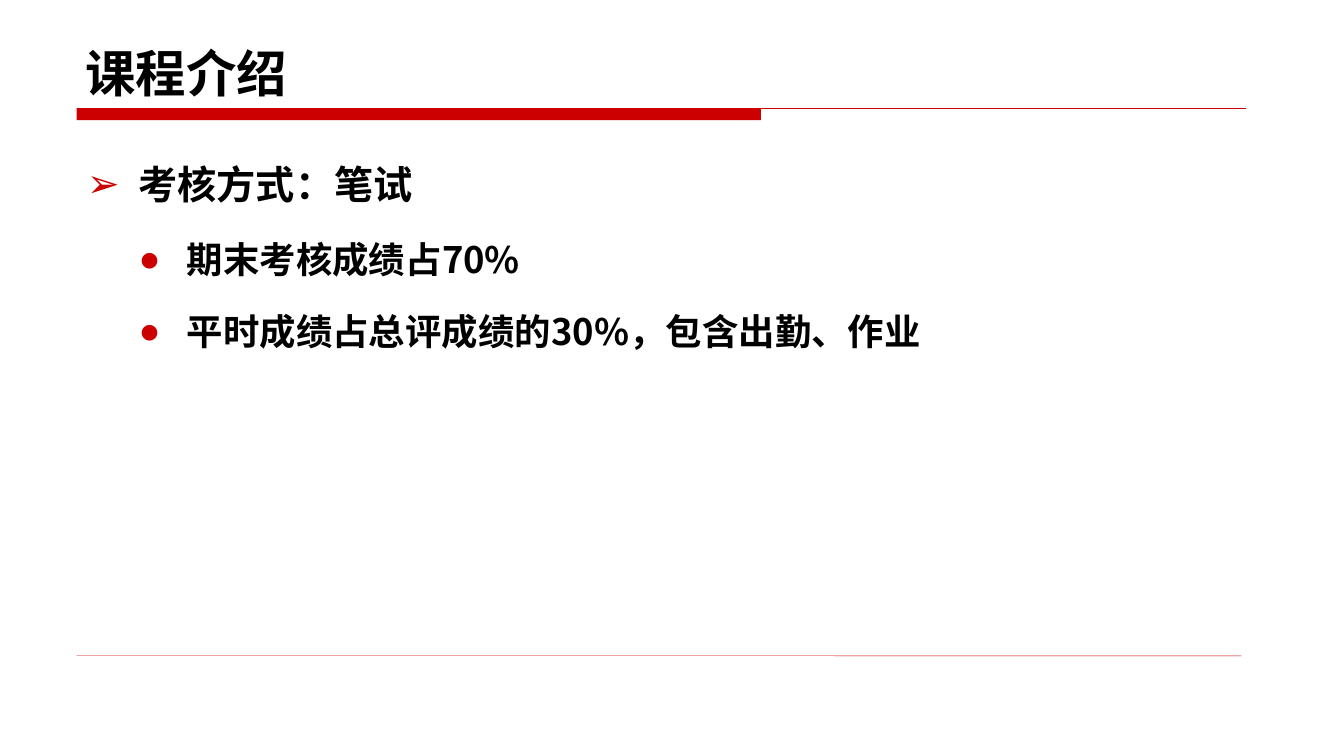
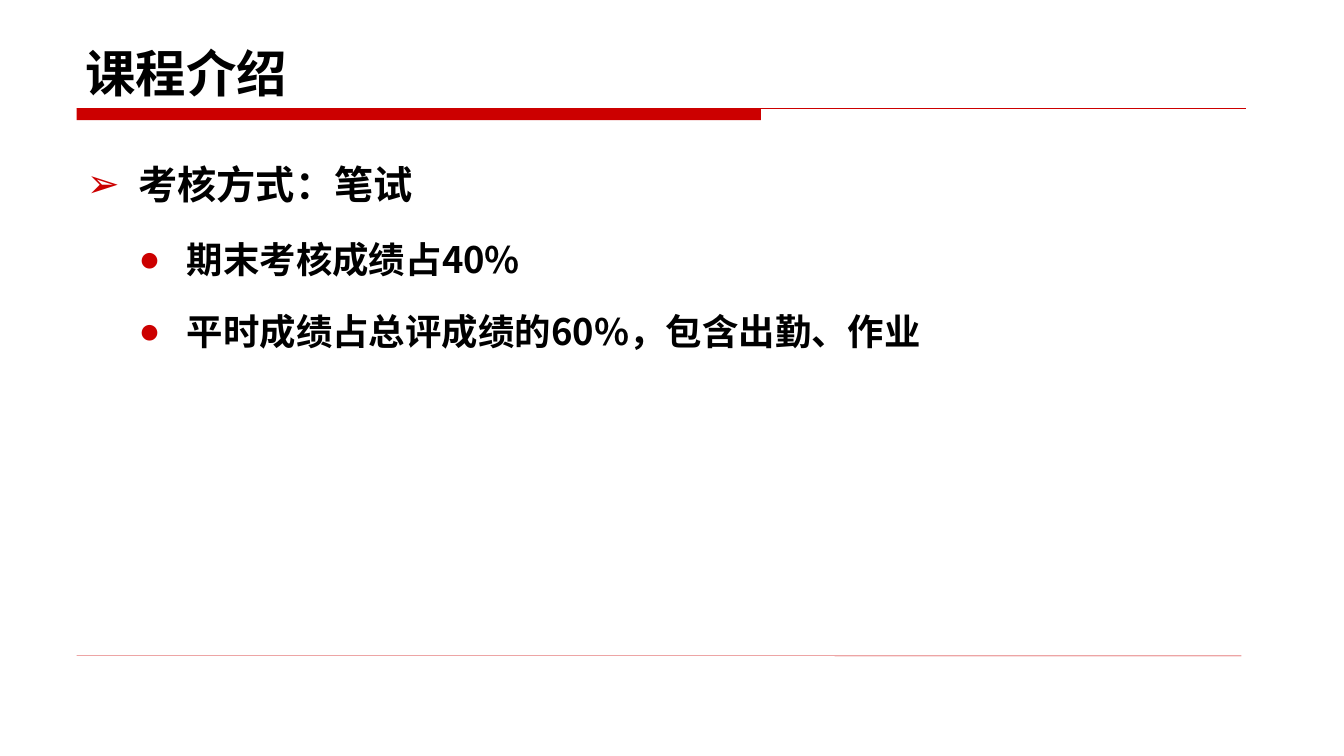
Before and after one commit to edu2act/course-foundation-software-tesing, a slide deck: slide 4 of materials/slides/1.pptx. Drawn at 1344x756 pixels with LibreOffice and Linux fonts; fonts in the diff are those of the drawing. Boxes give left, top, right and bottom in pixels: in the first picture for what was removed or moved away, otherwise in the second. Text is boxed around its words. In the diff, an @@ line names an element or a change of style, - is before the commit and + after.

```diff
--- a/materials/slides/1.pptx
+++ b/materials/slides/1.pptx
@@ text at bbox=[187, 242, 921, 350]: text changed @@
-  ● 期末考核成绩占70%
-  ● 平时成绩占总评成绩的30%，包含出勤、作业
+  ● 期末考核成绩占40%
+  ● 平时成绩占总评成绩的60%，包含出勤、作业
```
Also in this commit, not shown: 4 other files.
